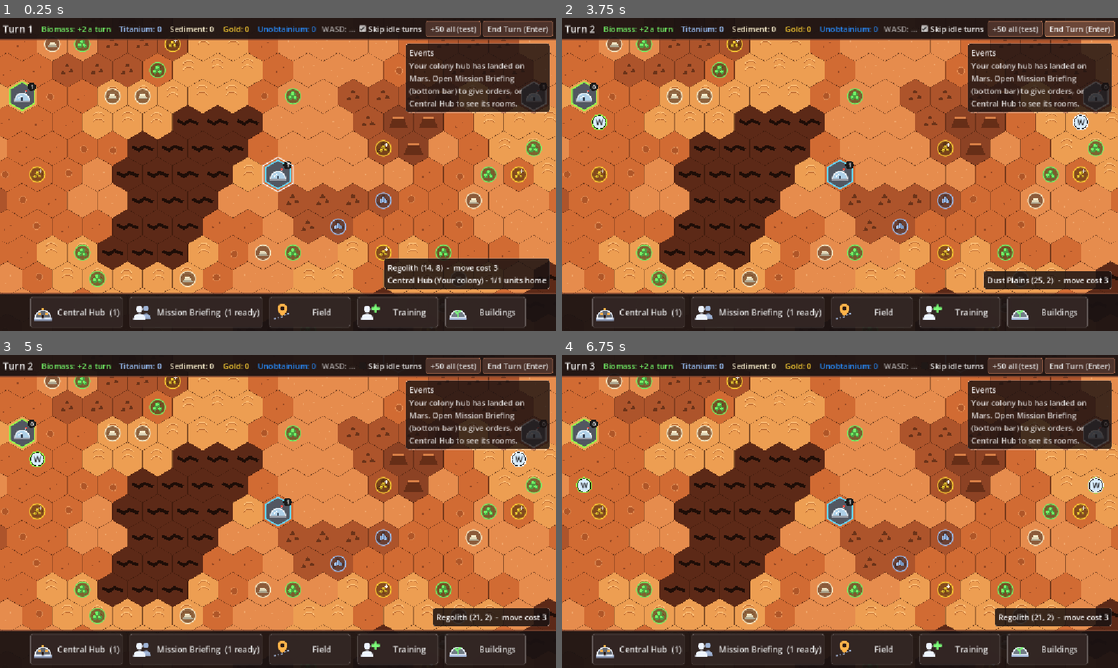
Above: before the commit, frames 1-4 (two rows, left to right).
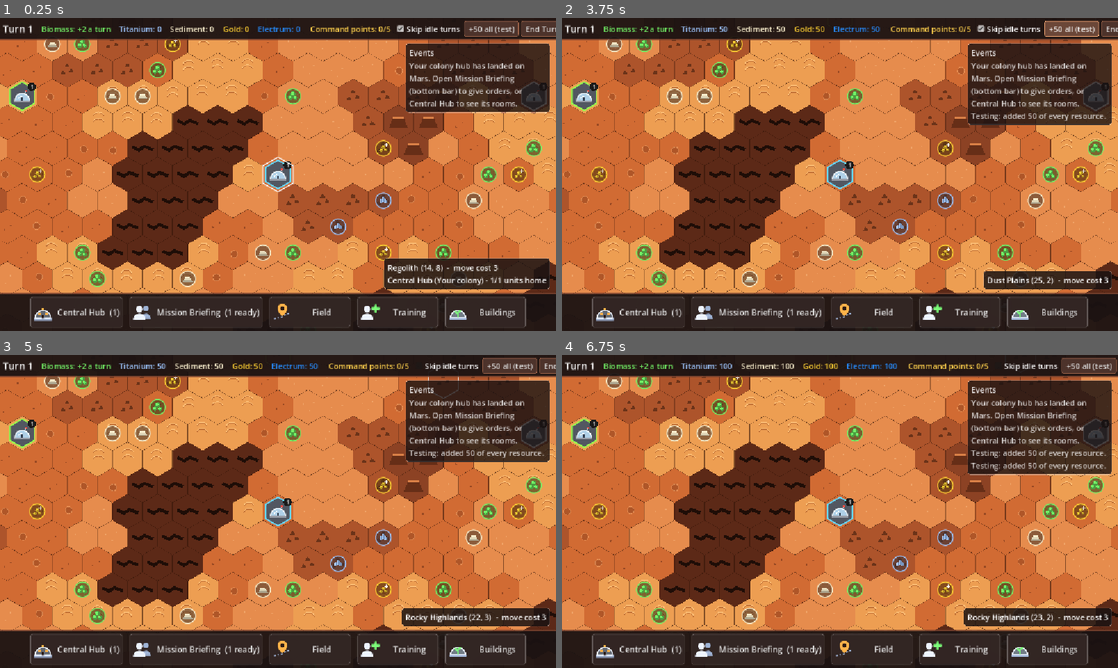
Above: after the commit, the same moments.

Repository: BenM96/civ
Game: Godot game, scene res://scenes/main.tscn
The game is run twice, just before and just after one commit, with the same random seed, the same clock (stepped at 60 frames per second) and the same inputs.
Inputs (mouse positions are in pixels of both pictures, inside the frame that each line leads up to):
- Up to frame 1 (0.25 s): no input
- Up to frame 2 (3.75 s): click "Mission Briefing (1 ready)" at 0.5 s; click "Mission Briefing (1 ready)" at 1.25 s; click "Skip idle turns" at 2 s; click "Skip idle turns" at 2.75 s; click (1079, 27) at 3.5 s, where only the run before the commit has a clickable "End Turn (Enter)"
- Up to frame 3 (5 s): click "Skip idle turns" at 4.25 s
- Up to frame 4 (6.75 s): click "Skip idle turns" at 5 s; click (1079, 364) at 5.75 s, where only the run before the commit has a clickable "End Turn (Enter)"; click "Skip idle turns" at 6.5 s

The runs differ from the first frame. In frame 1, 1.0% of the frame differs, in the area x 46-100%, y 0-6%; in frame 2, 2.6%; in frame 3, 3.1%; in frame 4, 4.3%, in the area x 2-100%, y 0-87%.

Commit message:
Win by holding command points on every control point; rename Unobtainium
- Every map gets one control point per colony, 5-10 tiles from its hub and
  nearer it than any other hub
- Workers build a Command Point (20 Titanium, Sediment, Gold and Electrum)
  on a control point, laying foundations and belts from the hub like an
  extractor
- A colony wins with a command point on every control point, each linked to
  its hub by belts; Infantry can capture or demolish enemy command points
- Top bar shows "Command points: held/total"; control and command points are
  drawn on the map and explained on hover
- Unobtainium is renamed Electrum and is no longer the win condition

Co-Authored-By: Claude Opus 5.5 <noreply@anthropic.com>

Diff:
--- a/scripts/core/player.gd
+++ b/scripts/core/player.gd
@@ -101,6 +101,7 @@
 	buildables.append(BridgeBuildable.new())
 	buildables.append(ExtractorBuildable.new())
 	buildables.append(ConveyorBuildable.new())
+	buildables.append(CommandPointBuildable.new())
 
 
 ## "Your colony" for the player at this computer, otherwise e.g. "Pink colony".
@@ -612,6 +613,22 @@
 ## Whether `h` is linked to the hub by conveyor belts.
 func is_supply_connected(h: Vector2i) -> bool:
 	return _network.has(h)
+
+
+## How many of the map's control points have one of our command points on
+## them, linked to the hub by belts (only those count towards victory).
+func count_linked_command_points() -> int:
+	var count := 0
+	for h in map.control_points:
+		var tile := map.get_tile(h)
+		if tile.structure == Structure.Type.COMMAND_POINT and tile.structure_owner == id and is_supply_connected(h):
+			count += 1
+	return count
+
+
+## The win condition: a linked command point on every control point.
+func holds_every_control_point() -> bool:
+	return not map.control_points.is_empty() and count_linked_command_points() == map.control_points.size()
 
 
 ## Extractors linked to the hub that still have something to mine.
--- a/scripts/game/game.gd
+++ b/scripts/game/game.gd
@@ -189,12 +189,13 @@
 
 
 ## A fresh game: a new map with a hub for every colony, each with every kind
-## of resource nearby but none right next to it.
+## of resource nearby but none right next to it, and a control point.
 func _new_world() -> void:
 	_generate_world()
 	map.clear_deposits_around(_hub_spots)
 	map.guarantee_deposits_near(_hub_spots, starting_deposit_radius)
-	map.place_remote_deposits(_hub_spots)  # Unobtainium, far from everyone.
+	map.place_remote_deposits(_hub_spots)  # Electrum, far from everyone.
+	map.place_control_points(_hub_spots)
 	for faction in _hub_spots.size():
 		players.append(_create_player(faction, _hub_spots[faction]))
 
@@ -339,6 +340,7 @@
 	turns.event_logged.connect(hud.log_event)
 	turns.turn_started.connect(func(turn: int) -> void:
 		hud.set_turn(turn)
+		_update_inventory()
 		_refresh_markers())
 	turns.battles_fought.connect(_show_battles)
 	turns.unit_starved.connect(_on_unit_starved)
@@ -365,30 +367,23 @@
 	_show_pending_starvation()
 
 
-## Someone reached the win goal first: say who won. Play can carry on.
+## Someone holds every control point (see TurnManager._winners()): say who
+## won. Play can carry on.
 func _on_win_goal_reached(winners: Array[Player]) -> void:
 	_cancel_targeting()
 	turns.paused = true  # Until the popup is closed.
-	var goal := "%d %s" % [TurnManager.AMOUNT_TO_WIN, ResourceDeposit.get_type_name(TurnManager.WIN_RESOURCE)]
+	var winner := winners[0]
+	var goal := "a command point on all %d control points, every one linked to its hub" % map.control_points.size()
 	var title: String
 	var message: String
-	var color: Color
-	if winners.size() > 1:
-		var names: PackedStringArray = []
-		for w in winners:
-			names.append(Faction.get_display_name(w.id))
-		title = "It's a Tie!"
-		message = "%s reached %s on the same turn and share the win." % [" and ".join(names), goal]
-		color = ResourceDeposit.get_type_color(TurnManager.WIN_RESOURCE)
-	elif winners[0] == local_player:
+	if winner == local_player:
 		title = "You Win!"
-		message = "Your colony was the first to gather %s." % goal
-		color = local_player.get_color()
+		message = "Your colony was the first to hold %s." % goal
 	else:
-		var name := Faction.get_display_name(winners[0].id)
+		var name := Faction.get_display_name(winner.id)
 		title = "%s Wins" % name
-		message = "The %s was the first to gather %s." % [name.to_lower(), goal]
-		color = Faction.get_color(winners[0].id)
+		message = "The %s was the first to hold %s." % [name.to_lower(), goal]
+	var color := winner.get_color()
 	message += "\n\nYou can keep playing, or start a new game."
 	hud.log_event("%s (turn %d)" % [title, turns.turn])
 	hud.show_winner(title, message, color)
@@ -550,6 +545,8 @@
 	info += "  -  move cost %d" % tile.get_move_cost() if tile.is_passable() else "  -  impassable"
 	if tile.has_deposit():
 		info += "\n" + tile.deposit.get_info_text()
+	if tile.control_point and tile.structure != Structure.Type.COMMAND_POINT:
+		info += "\nControl point - build a Command Point here (and on every other control point), linked to your hub, to win"
 	if tile.structure != Structure.Type.NONE:
 		info += "\n" + _structure_info(tile)
 	var player_here := map.get_player_at(_hover_hex)
@@ -620,11 +617,16 @@
 			return text + " - connected, %s %s per turn" % [
 				ResourceDeposit.format_change(ExtractorBuildable.output_for(tile.deposit.type)), tile.deposit.get_display_name()]
 		return text + " - NOT connected (needs conveyor belts to the hub)"
+	if tile.structure == Structure.Type.COMMAND_POINT:
+		if connected:
+			return text + " on a control point - linked to the hub, counts towards victory"
+		return text + " on a control point - NOT linked to the hub, doesn't count towards victory"
 	return text + (" - connected to the hub" if connected else " - not connected to the hub")
 
 
 func _update_inventory() -> void:
 	hud.set_inventory(local_player.inventory, local_player.get_net_income())
+	hud.set_command_points(local_player.count_linked_command_points(), map.control_points.size())
 
 
 func _refresh_markers() -> void:
--- a/scripts/game/turn_manager.gd
+++ b/scripts/game/turn_manager.gd
@@ -22,8 +22,9 @@
 ##   8. Starvation  - a colony whose biomass production is below zero (it
 ##                    makes less than its units eat) loses one unit: the
 ##                    most injured first, Workers last (see Player.starve()).
-##   9. Victory     - the first colony to hold AMOUNT_TO_WIN of WIN_RESOURCE
-##                    (Unobtainium) wins (once per game; play can carry on
+##   9. Victory     - the first colony with a command point on every
+##                    control point on the map, each linked to its hub by
+##                    belts, wins (once per game; play can carry on
 ##                    afterwards). A colony with no units left and none in
 ##                    training is eliminated (the player loses; a rival
 ##                    collapses, and outlasting every rival wins).
@@ -47,16 +48,12 @@
 ## Colonies with no units left and none in training. The game decides what
 ## happens (see remove_colony() and stop()).
 signal colonies_eliminated(eliminated: Array[Player])
-## The first colony (or colonies, if tied) to hold AMOUNT_TO_WIN of
-## WIN_RESOURCE. Only ever happens once per game.
+## The colony that has a linked command point on every control point (see
+## _winners()). Only ever happens once per game.
 signal win_goal_reached(winners: Array[Player])
 
 ## Seconds to wait after units finish moving before the next skipped turn runs.
 const SKIP_PAUSE := 0.5
-## The resource a colony must stockpile to win, and how much of it it must
-## hold at the end of a turn.
-const WIN_RESOURCE := ResourceDeposit.Type.UNOBTAINIUM
-const AMOUNT_TO_WIN := 50
 
 var turn := 1
 ## Skip straight past turns where every unit is already busy when the turn
@@ -70,7 +67,7 @@
 var players: Array[Player] = []
 var ais: Array[AiController] = []
 
-## Someone has already reached AMOUNT_TO_WIN (so it isn't announced again).
+## Someone has already won (so it isn't announced again).
 ## Part of the saved game.
 var win_goal_reached_already := false
 ## While true (e.g. a popup is open) turns can't be ended.
@@ -176,20 +173,17 @@
 	_skip_wait = 0.0
 
 
-## The colonies that win this turn: whoever holds the most WIN_RESOURCE, if
-## that's at least AMOUNT_TO_WIN (several only on an exact tie). Empty if
-## nobody has reached it, or someone already did earlier in the game.
+## The colony that wins this turn - the one with a command point on every
+## control point, each linked to its hub (see
+## Player.holds_every_control_point()) - in an array, or an empty array if
+## nobody has done it, or someone already did earlier in the game. (Only one
+## colony can own every control point, so there are no ties.)
 func _winners() -> Array[Player]:
 	var winners: Array[Player] = []
 	if win_goal_reached_already:
 		return winners
-	var best := AMOUNT_TO_WIN
-	for player in players:
-		var held := player.get_resource(WIN_RESOURCE)
-		if held > best:
-			best = held
-			winners.clear()
-		if held >= best:
+	for player in players:
+		if player.holds_every_control_point():
 			winners.append(player)
 	return winners
 
--- a/scripts/map/hex_map.gd
+++ b/scripts/map/hex_map.gd
@@ -30,6 +30,15 @@
 var last_seed := 0
 ## The id the next new unit in this game gets (see take_unit_id()).
 var next_unit_id := 1
+## The control points (see place_control_points()): a colony that has a
+## command point on every one, each linked to its hub, wins.
+var control_points: Array[Vector2i] = []
+
+## How far from its colony's hub each control point is placed.
+const CONTROL_POINT_MIN_DISTANCE := 5
+const CONTROL_POINT_MAX_DISTANCE := 10
+## Control points are never closer together than this.
+const CONTROL_POINT_SPACING := 4
 
 
 ## Hands out a unit id no other unit in this game has had.
@@ -43,6 +52,7 @@
 func generate(seed_override := 0) -> void:
 	tiles.clear()
 	_foundation_anchors.clear()
+	control_points.clear()
 	var seed_value := seed_override if seed_override != 0 else (map_seed if map_seed != 0 else randi())
 	if seed_value == 0:
 		seed_value = 1  # 0 means "random", so it could never be regenerated.
@@ -89,6 +99,7 @@
 			tile.deposit.amount if tile.deposit else 0,
 		])
 	return {
+		"control_points": control_points.map(func(h: Vector2i) -> Array: return [h.x, h.y]),
 		"seed": last_seed,
 		"next_unit_id": next_unit_id,
 		"width": width,
@@ -114,6 +125,10 @@
 		tile.deposit = null
 		if entry[5] != null:
 			tile.deposit = ResourceDeposit.new(ResourceDeposit.Type[entry[5]], h, int(entry[6]))
+	for entry: Array in data["control_points"]:
+		var h := Vector2i(int(entry[0]), int(entry[1]))
+		tiles[h].control_point = true
+		control_points.append(h)
 	_rebuild_pathfinding()
 	queue_redraw()
 
@@ -148,7 +163,7 @@
 				break
 
 
-## Places the "remote" resources (e.g. Unobtainium - see
+## Places the "remote" resources (e.g. Electrum - see
 ## ResourceType.min_distance_from_hubs): as many deposits as fit on tiles
 ## more than min_distance_from_hubs from every hub and more than min_spacing
 ## from each other, on their usual terrain, reachable from a hub. Tiles are
@@ -188,6 +203,52 @@
 	return placed
 
 
+## Places one control point per hub, CONTROL_POINT_MIN_DISTANCE to
+## CONTROL_POINT_MAX_DISTANCE tiles from it: on open, passable ground with no
+## deposit, nearer that hub than any other (so nobody's is handed to a
+## rival), at least CONTROL_POINT_SPACING from the others, and reachable on
+## foot. Picked at random from the map's seed, so the same map always gets
+## the same points. If a hub has no such tile, the "nearer than any other
+## hub" rule is dropped for it.
+func place_control_points(hub_spots: Array[Vector2i]) -> void:
+	var rng := RandomNumberGenerator.new()
+	rng.seed = last_seed + 11
+	for spot in hub_spots:
+		var h: Variant = _pick_control_point(spot, hub_spots, rng, true)
+		if h == null:
+			h = _pick_control_point(spot, hub_spots, rng, false)
+		if h == null:
+			push_warning("No room for a control point near %s" % spot)
+			continue
+		tiles[h].control_point = true
+		control_points.append(h)
+	queue_redraw()
+
+
+func _pick_control_point(spot: Vector2i, hub_spots: Array[Vector2i], rng: RandomNumberGenerator,
+		nearest_only: bool) -> Variant:
+	var candidates: Array[Vector2i] = []
+	for h in tiles:
+		var tile: HexTile = tiles[h]
+		var d := Hex.distance(h, spot)
+		if d < CONTROL_POINT_MIN_DISTANCE or d > CONTROL_POINT_MAX_DISTANCE:
+			continue
+		if not tile.is_passable() or tile.deposit != null or h in hub_spots:
+			continue
+		if not _farther_than(h, control_points, CONTROL_POINT_SPACING - 1):
+			continue
+		if nearest_only and hub_spots.any(func(other: Vector2i) -> bool:
+				return other != spot and Hex.distance(h, other) <= d):
+			continue
+		candidates.append(h)
+	candidates.sort()  # Dictionary order isn't guaranteed; keep it repeatable.
+	while not candidates.is_empty():
+		var h: Vector2i = candidates.pop_at(rng.randi_range(0, candidates.size() - 1))
+		if not find_path(spot, h).is_empty():
+			return h
+	return null
+
+
 ## Whether `h` is more than `distance` tiles from every one of `spots`.
 func _farther_than(h: Vector2i, spots: Array[Vector2i], distance: int) -> bool:
 	for spot in spots:
@@ -467,6 +528,11 @@
 	for h in tiles:
 		if tiles[h].structure == Structure.Type.EXTRACTOR:
 			_draw_extractor(h)
+	for h in control_points:
+		if tiles[h].structure == Structure.Type.COMMAND_POINT:
+			_draw_command_point(h)
+		else:
+			_draw_control_point(h)
 
 
 ## Which faction's supply network this tile could belong to: the owner of
@@ -571,6 +637,58 @@
 		light = Color(0.35, 1.0, 0.4) if _is_supply_connected(h, tile.structure_owner) else Color(1.0, 0.3, 0.25)
 	draw_circle(top, 0.09 * s, dark)
 	draw_circle(top, 0.065 * s, light)
+
+
+## An unclaimed control point: a gold ring round the tile and a white
+## marker flag.
+func _draw_control_point(h: Vector2i) -> void:
+	var s := hex_size
+	var c := Hex.to_pixel(h, s)
+	var gold := Color(1.0, 0.82, 0.3)
+	var ring := Hex.corners(c, s * 0.8)
+	ring.append(ring[0])
+	draw_polyline(ring, Color(0.15, 0.1, 0.05, 0.6), 5.0, true)
+	draw_polyline(ring, gold, 2.5, true)
+	_draw_flag(c, s, Color(0.95, 0.95, 0.9), gold)
+
+
+## A command point: a squat bunker with an antenna and a flag in its
+## owner's colour, plus a status light - green when linked to its hub by
+## belts (it counts towards victory), red when it isn't.
+func _draw_command_point(h: Vector2i) -> void:
+	var s := hex_size
+	var c := Hex.to_pixel(h, s)
+	var tile := get_tile(h)
+	var owner_color := Faction.get_color(tile.structure_owner)
+	var dark := Color(0.2, 0.21, 0.25)
+	var ring := Hex.corners(c, s * 0.8)
+	ring.append(ring[0])
+	draw_polyline(ring, Color(0.15, 0.1, 0.05, 0.6), 5.0, true)
+	draw_polyline(ring, owner_color, 2.5, true)
+	# Bunker.
+	var bunker := PackedVector2Array([
+		c + Vector2(-0.36, 0.3) * s, c + Vector2(-0.26, 0.02) * s,
+		c + Vector2(0.26, 0.02) * s, c + Vector2(0.36, 0.3) * s])
+	draw_colored_polygon(bunker, Color(0.62, 0.64, 0.68))
+	bunker.append(bunker[0])
+	draw_polyline(bunker, dark, 2.0, true)
+	draw_rect(Rect2(c + Vector2(-0.16, 0.1) * s, Vector2(0.32, 0.07) * s), dark)
+	_draw_flag(c, s, owner_color, Color(0.85, 0.85, 0.88))
+	var light := Color(0.35, 1.0, 0.4) if _is_supply_connected(h, tile.structure_owner) else Color(1.0, 0.3, 0.25)
+	draw_circle(c + Vector2(-0.22, -0.05) * s, 0.08 * s, dark)
+	draw_circle(c + Vector2(-0.22, -0.05) * s, 0.055 * s, light)
+
+
+## A flagpole rising from the middle of the tile with a pennant.
+func _draw_flag(c: Vector2, s: float, flag_color: Color, pole_color: Color) -> void:
+	var foot := c + Vector2(0.06, 0.05) * s
+	var top := c + Vector2(0.06, -0.55) * s
+	draw_line(foot, top, Color(0.1, 0.08, 0.06), 3.5)
+	draw_line(foot, top, pole_color, 1.8)
+	var pennant := PackedVector2Array([top, top + Vector2(0.34, 0.1) * s, top + Vector2(0, 0.22) * s])
+	draw_colored_polygon(pennant, flag_color)
+	pennant.append(pennant[0])
+	draw_polyline(pennant, Color(0.1, 0.08, 0.06), 1.5, true)
 
 
 func _draw_decoration(terrain: Terrain.Type, c: Vector2, h: Vector2i) -> void:
--- a/scripts/map/hex_tile.gd
+++ b/scripts/map/hex_tile.gd
@@ -10,6 +10,9 @@
 var structure: Structure.Type = Structure.Type.NONE
 ## Faction that built the structure (Faction.NONE if there is none).
 var structure_owner := Faction.NONE
+## A control point: build a command point on every one of these to win (see
+## HexMap.control_points and CommandPointBuildable).
+var control_point := false
 
 
 func _init(p_coord: Vector2i, p_terrain: Terrain.Type) -> void:
--- a/scripts/map/resource_deposit.gd
+++ b/scripts/map/resource_deposit.gd
@@ -8,13 +8,13 @@
 ## scripts/resources/ - see ResourceType. To add a new resource: add it to
 ## Type, write its file, and list it in _type_scripts().
 
-enum Type { BIOMASS, TITANIUM, SEDIMENT, GOLD, UNOBTAINIUM }
+enum Type { BIOMASS, TITANIUM, SEDIMENT, GOLD, ELECTRUM }
 
 ## Every resource's script. Deposits are placed in this order, one per tile
 ## at most - Gold first, as it's rare and small, so commoner resources don't
 ## crowd it out.
 static func _type_scripts() -> Array:
-	return [GoldResource, TitaniumResource, SedimentResource, BiomassResource, UnobtainiumResource]
+	return [GoldResource, TitaniumResource, SedimentResource, BiomassResource, ElectrumResource]
 
 ## Type -> ResourceType, made on first use.
 static var _infos: Dictionary = {}
--- a/scripts/resources/unobtainium_resource.gd
+++ b/scripts/resources/electrum_resource.gd
@@ -1,14 +1,14 @@
-class_name UnobtainiumResource
+class_name ElectrumResource
 extends ResourceType
-## The prize: the first colony to stockpile TurnManager.AMOUNT_TO_WIN of it
-## wins. Deposits only lie far out - more than 10 tiles from every hub and
+## A rare metal, needed (with every other stored resource) for command
+## points - see CommandPointBuildable. Deposits only lie far out - more than 10 tiles from every hub and
 ## from each other - and it can't be harvested by hand: a colony has to run
 ## belts all the way out and build an extractor on it.
 
 
 func _init() -> void:
-	type = ResourceDeposit.Type.UNOBTAINIUM
-	display_name = "Unobtainium"
+	type = ResourceDeposit.Type.ELECTRUM
+	display_name = "Electrum"
 	color = Color(0.15, 0.55, 1.0)
 	min_amount = 100
 	max_amount = 120
--- a/scripts/structures/buildable.gd
+++ b/scripts/structures/buildable.gd
@@ -35,6 +35,8 @@
 ## to the target, e.g. "conveyor" for an extractor so it's connected, or the
 ## buildable's own id for foundations and belts. "" = a single-tile build.
 var line_of := ""
+## What to pick on the map when ordering it, for the Mission Briefing tooltip.
+var site_name := "a tile"
 
 
 ## Why this can't be built at `h`, or "" if it can.
--- /dev/null
+++ b/scripts/structures/command_point_buildable.gd
@@ -0,0 +1,62 @@
+class_name CommandPointBuildable
+extends Buildable
+## A command post built on a control point (see HexMap.control_points). A
+## colony with a command point on every control point on the map, each one
+## linked to its hub by conveyor belts, wins (see TurnManager).
+##
+## Built like an extractor: on top of one of our conveyor belts, which it
+## replaces (and still carries resources like one). Ordering one also lays
+## the foundations and belts from the hub to it (line_of = "conveyor",
+## requires "conveyor"). Other colonies' Infantry can capture or demolish it.
+
+const ID := "command_point"
+## Every stored resource it costs (Biomass isn't stored).
+const COST_EACH := 20
+
+
+func _init() -> void:
+	id = ID
+	display_name = "Command Point"
+	cost = {
+		ResourceDeposit.Type.TITANIUM: COST_EACH,
+		ResourceDeposit.Type.SEDIMENT: COST_EACH,
+		ResourceDeposit.Type.GOLD: COST_EACH,
+		ResourceDeposit.Type.ELECTRUM: COST_EACH,
+	}
+	build_turns = 1
+	structure_type = Structure.Type.COMMAND_POINT
+	carries_resources = true
+	requires = ["conveyor"]
+	line_of = "conveyor"
+	site_name = "a control point"
+
+
+func get_invalid_reason(map: HexMap, h: Vector2i) -> String:
+	var reason := get_site_reason(map, h)
+	if reason != "":
+		return reason
+	if map.get_tile(h).structure != Structure.Type.CONVEYOR:
+		return "needs a conveyor belt first"
+	return ""
+
+
+## Why a command point could never go at `h`, ignoring whether it has its
+## foundation and belt yet.
+func get_site_reason(map: HexMap, h: Vector2i) -> String:
+	var tile := map.get_tile(h)
+	if tile == null or not tile.control_point:
+		return "must be built on a control point"
+	if not tile.is_passable():
+		return "can't build on impassable ground"
+	if tile.structure != Structure.Type.NONE and tile.structure != Structure.Type.CONVEYOR:
+		return "already has a %s" % Structure.get_display_name(tile.structure)
+	return ""
+
+
+func is_built_at(map: HexMap, h: Vector2i, faction: int) -> bool:
+	var tile := map.get_tile(h)
+	return tile.structure == Structure.Type.COMMAND_POINT and tile.structure_owner == faction
+
+
+func apply(map: HexMap, h: Vector2i, owner_faction: int) -> void:
+	map.set_structure(h, Structure.Type.COMMAND_POINT, owner_faction)
--- a/scripts/structures/extractor_buildable.gd
+++ b/scripts/structures/extractor_buildable.gd
@@ -23,6 +23,7 @@
 	carries_resources = true
 	requires = ["conveyor"]
 	line_of = "conveyor"
+	site_name = "a deposit"
 
 
 func get_invalid_reason(map: HexMap, h: Vector2i) -> String:
--- a/scripts/structures/structure.gd
+++ b/scripts/structures/structure.gd
@@ -11,11 +11,12 @@
 	NONE,
 	EXTRACTOR,  ## See extractor_buildable.gd
 	CONVEYOR,   ## See conveyor_buildable.gd
+	COMMAND_POINT,  ## See command_point_buildable.gd
 }
 
 ## Every structure kind that can stand on a tile. Add new ones here.
 static func _create_all() -> Array[Buildable]:
-	return [ExtractorBuildable.new(), ConveyorBuildable.new()]
+	return [ExtractorBuildable.new(), ConveyorBuildable.new(), CommandPointBuildable.new()]
 
 
 ## Type -> Buildable, filled on first use.
--- a/scripts/ui/hud.gd
+++ b/scripts/ui/hud.gd
@@ -65,6 +65,8 @@
 var _turn_label: Label
 ## ResourceDeposit.Type -> Label
 var _inventory_labels: Dictionary = {}
+## "Command points: 1/5" - progress towards victory.
+var _command_points_label: Label
 var _hint_label: Label
 var _help_label: Label
 var _end_turn_button: Button
@@ -194,6 +196,12 @@
 		label.text = "%s: %d" % [type_name, inventory.get(type, 0)]
 		if not is_zero_approx(income.get(type, 0.0)):
 			label.text += " (%s)" % ResourceDeposit.format_change(income[type])
+
+
+## Progress towards victory: linked command points held of the map's
+## control points.
+func set_command_points(held: int, total: int) -> void:
+	_command_points_label.text = "Command points: %d/%d" % [held, total]
 
 
 ## Makes sure the player notices that one of their units has starved (see
@@ -524,7 +532,7 @@
 	top_row.add_child(_turn_label)
 	# One coloured label per resource, in a fixed order.
 	for type in [ResourceDeposit.Type.BIOMASS, ResourceDeposit.Type.TITANIUM, ResourceDeposit.Type.SEDIMENT,
-			ResourceDeposit.Type.GOLD, ResourceDeposit.Type.UNOBTAINIUM]:
+			ResourceDeposit.Type.GOLD, ResourceDeposit.Type.ELECTRUM]:
 		var gap := Control.new()
 		gap.custom_minimum_size.x = 10
 		top_row.add_child(gap)
@@ -533,6 +541,15 @@
 		label.add_theme_color_override("font_color", ResourceDeposit.get_type_color(type))
 		top_row.add_child(label)
 		_inventory_labels[type] = label
+	var gap_cp := Control.new()
+	gap_cp.custom_minimum_size.x = 14
+	top_row.add_child(gap_cp)
+	_command_points_label = Label.new()
+	_command_points_label.add_theme_font_size_override("font_size", 16)
+	_command_points_label.add_theme_color_override("font_color", Color(1.0, 0.82, 0.3))
+	_command_points_label.mouse_filter = Control.MOUSE_FILTER_PASS  # So the tooltip shows.
+	_command_points_label.tooltip_text = "Command points you hold on the map's control points (gold-ringed tiles with a flag), linked to your hub by belts.\nHold every one at the end of a turn to win."
+	top_row.add_child(_command_points_label)
 	# Hint (shown while choosing a target; replaces the controls help)
 	_hint_label = Label.new()
 	_hint_label.text_overrun_behavior = TextServer.OVERRUN_TRIM_ELLIPSIS
--- a/scripts/ui/mission_briefing_panel.gd
+++ b/scripts/ui/mission_briefing_panel.gd
@@ -128,7 +128,7 @@
 			"Stand by in the QRF room. After everyone else has moved each turn, head for the nearest enemy on one of our extractors or belts; come back when they've gone. Stays on duty until you drag it out of the QRF room.", true])
 	if unit.can_take("capture"):
 		choices.append(["capture", "Capture",
-			"Take over another colony's extractor or conveyor belt. Takes 1 turn on the spot.", true])
+			"Take over another colony's extractor, conveyor belt or command point. Takes 1 turn on the spot.", true])
 	if unit.can_take("harvest"):
 		choices.append(["harvest", "Harvest", "Bring back 1 resource from a deposit.", true])
 	if unit.can_take("build"):
@@ -144,12 +144,12 @@
 			elif b.line_of != "":
 				var line_name := player.get_buildable(b.line_of).display_name
 				choices.append(["build:" + b.id, "Build %s (%s, + %ss to hub)" % [b.display_name, b.get_cost_text(), line_name],
-					"Pick a deposit: lays foundations and %ss from the hub to it where missing, then builds the %s. Pays as it goes." % [
+					"Pick %s: lays foundations and %ss from the hub to it where missing, then builds the %s. Pays as it goes." % [b.site_name,
 						line_name, b.display_name], true])
 			else:
 				choices.append(["build:" + b.id, "Build %s (%s)" % [b.display_name, b.get_cost_text()],
 					"Costs %s." % b.get_cost_text(), player.can_afford(b.cost)])
 	if unit.can_take("demolish"):
 		choices.append(["demolish", "Demolish",
-			"Tear down foundations, bridges, extractors or conveyors on a tile, leaving rubble.", true])
+			"Tear down foundations, bridges, extractors, conveyors or command points on a tile, leaving rubble.", true])
 	return choices
Renamed: scripts/resources/unobtainium_resource.gd.uid -> scripts/resources/electrum_resource.gd.uid
Not shown, added: scripts/structures/command_point_buildable.gd.uid
